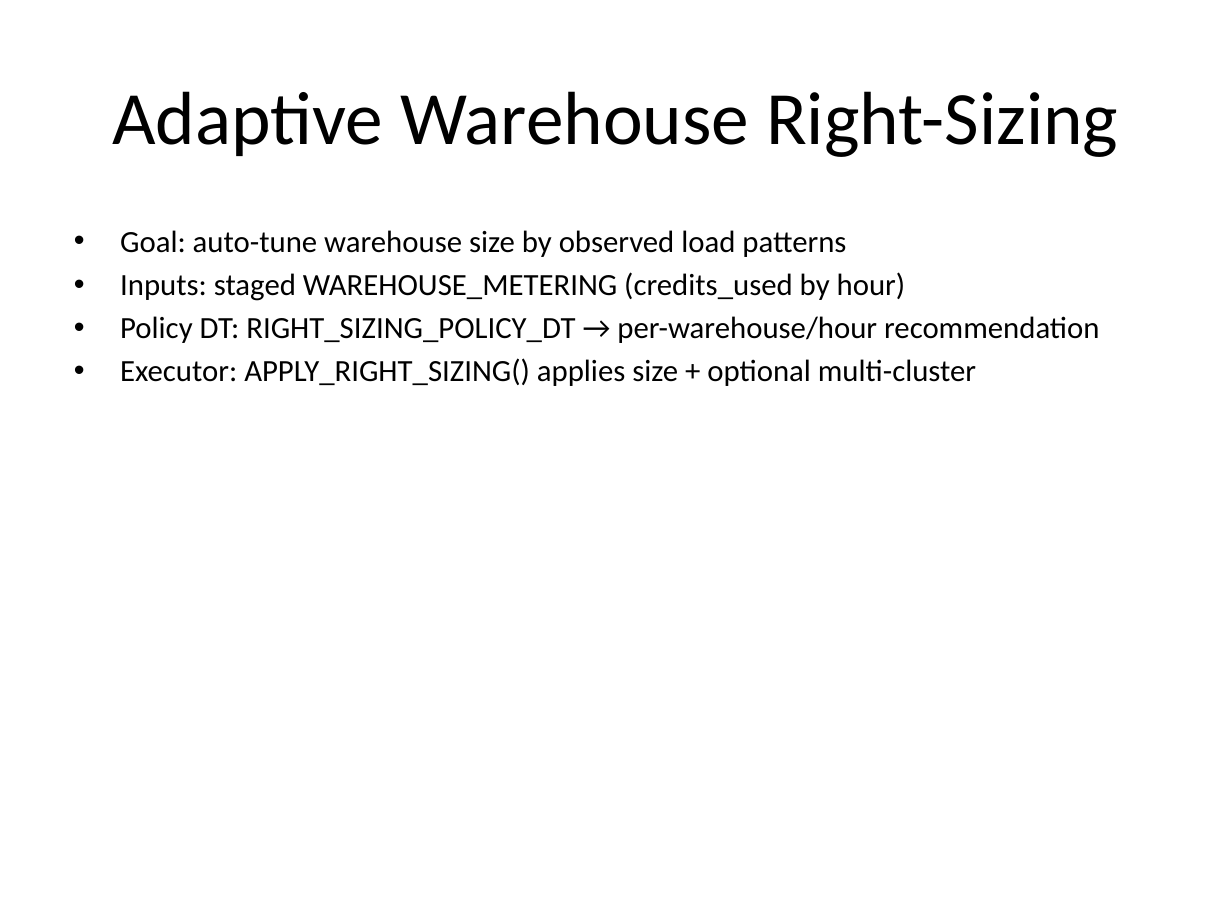
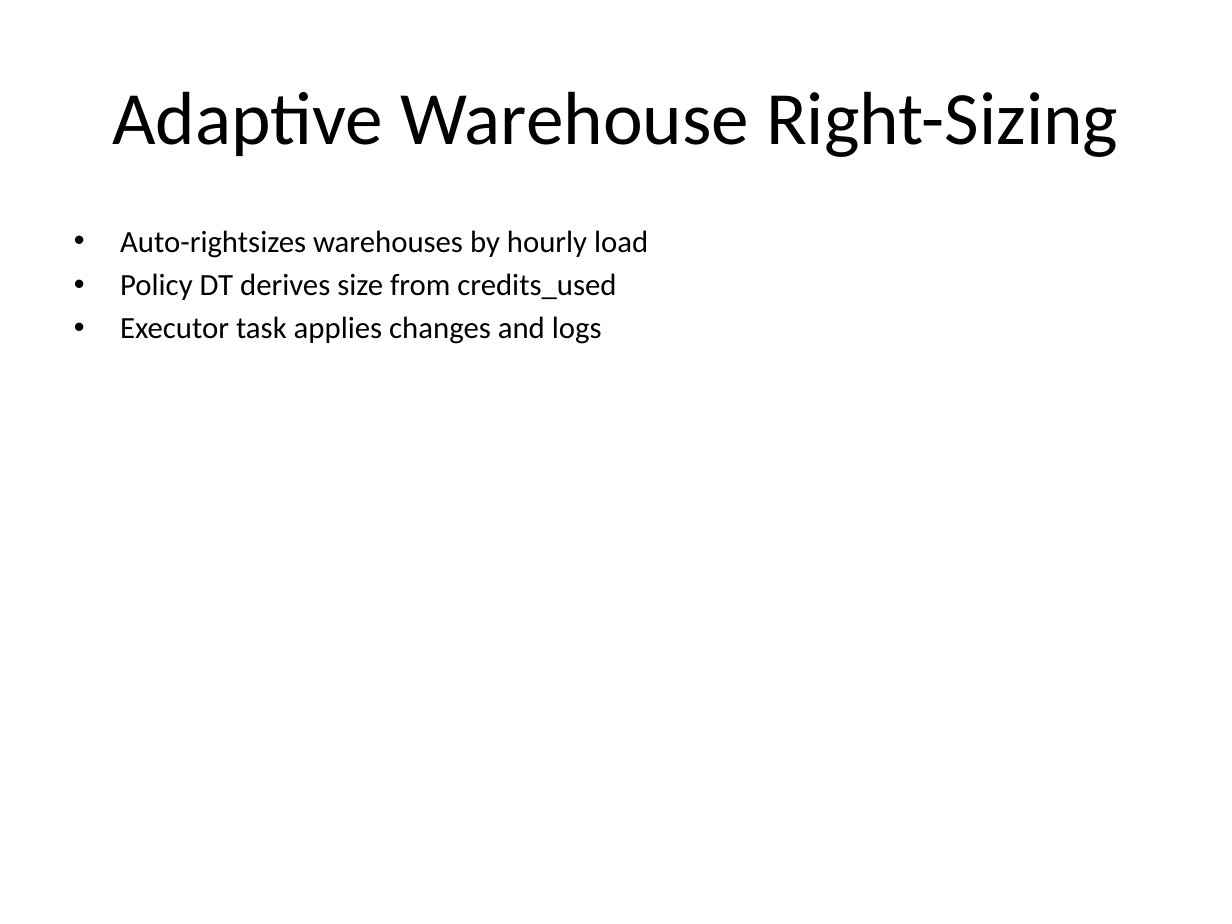
Before and after one commit to sfc-gh-tracker/TechUp, a slide deck: slide 1 of Adaptive Right-Sizing/overview.pptx. Drawn at 1232x924 pixels with LibreOffice and Linux fonts; fonts in the diff are those of the drawing. Boxes give left, top, right and bottom in pixels: in the first picture for what was removed or moved away, otherwise in the second. Text is boxed around its words. In the diff, an @@ line names an element or a change of style, - is before the commit and + after.

Commit message:
Slides: compress Adaptive Right-Sizing to 3 concise bullets; remove details slide

```diff
--- a/Adaptive Right-Sizing/overview.pptx
+++ b/Adaptive Right-Sizing/overview.pptx
@@ text at (x1=120, y1=230, x2=648, y2=344): text changed @@
-• Goal: auto-tune warehouse size by observed load patterns
-• Inputs: staged WAREHOUSE_METERING (credits_used by hour)
-• Policy DT: RIGHT_SIZING_POLICY_DT → per-warehouse/hour recommendation
-• Executor: APPLY_RIGHT_SIZING() applies size + optional multi-cluster
+• Auto-rightsizes warehouses by hourly load
+• Policy DT derives size from credits_used
+• Executor task applies changes and logs
```
Also in this commit, not shown: 1 slide removed, 1 other file.
